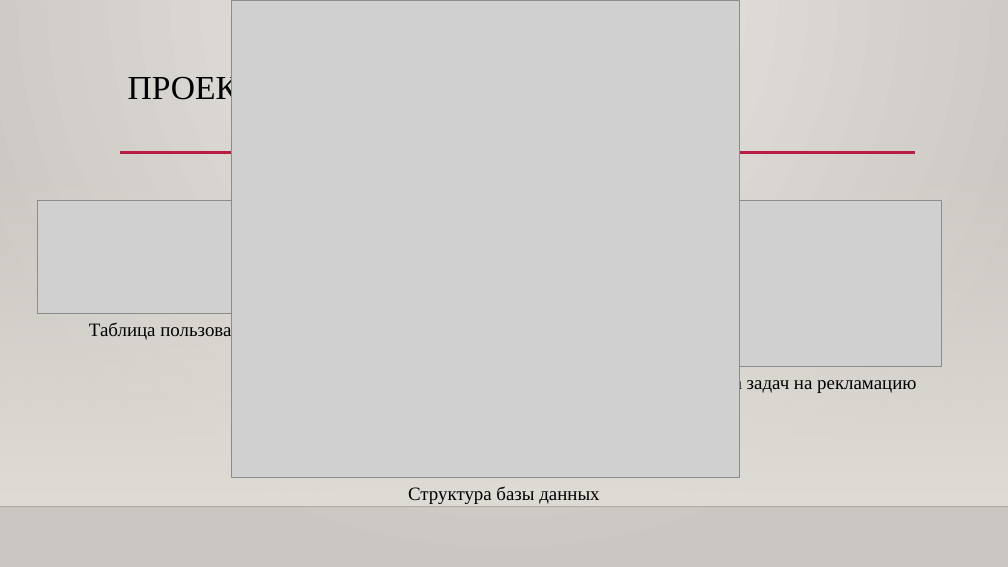
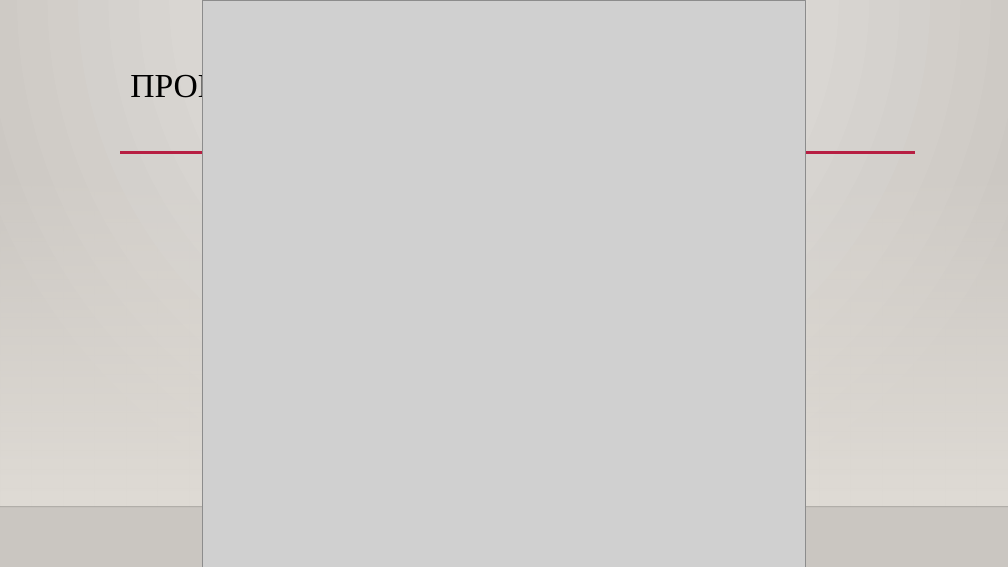
Before and after one commit to IlyaMAstat/Diplom, a slide deck: slide 5 of Presentation Markin Diplom.pptx (slide 6 before the commit). Drawn at 1008x567 pixels with LibreOffice and Linux fonts; fonts in the diff are those of the drawing; grey boxes stand for pictures; background and template pictures are left out. Boxes give left, top, right and bottom in pixels: in the first picture for what was removed or moved away, otherwise in the second. Text is boxed around its words. In the diff, an @@ line names an element or a change of style, - is before the commit and + after.

```diff
--- a/Presentation Markin Diplom.pptx
+++ b/Presentation Markin Diplom.pptx
@@ picture: place and size @@
-picture at <box>231,0,740,478</box>
+picture at <box>203,0,806,567</box>
@@ picture removed at <box>37,200,327,314</box> @@
@@ picture removed at <box>650,200,941,366</box> @@
@@ text removed at <box>89,322,275,341</box> @@
-Таблица пользователей
@@ text removed at <box>675,374,916,393</box> @@
-Таблица задач на рекламацию
@@ text removed at <box>408,486,599,504</box> @@
-Структура базы данных
```
Also in this commit, not shown: 3 other slides changed, 1 slide added, 2 slides removed, 2 other files.
